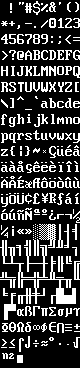
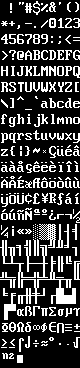
Comparing the layer stacks of the two 80x368 images. Changes:
painted on "charset.png" over bbox(1, 74, 76, 249)
